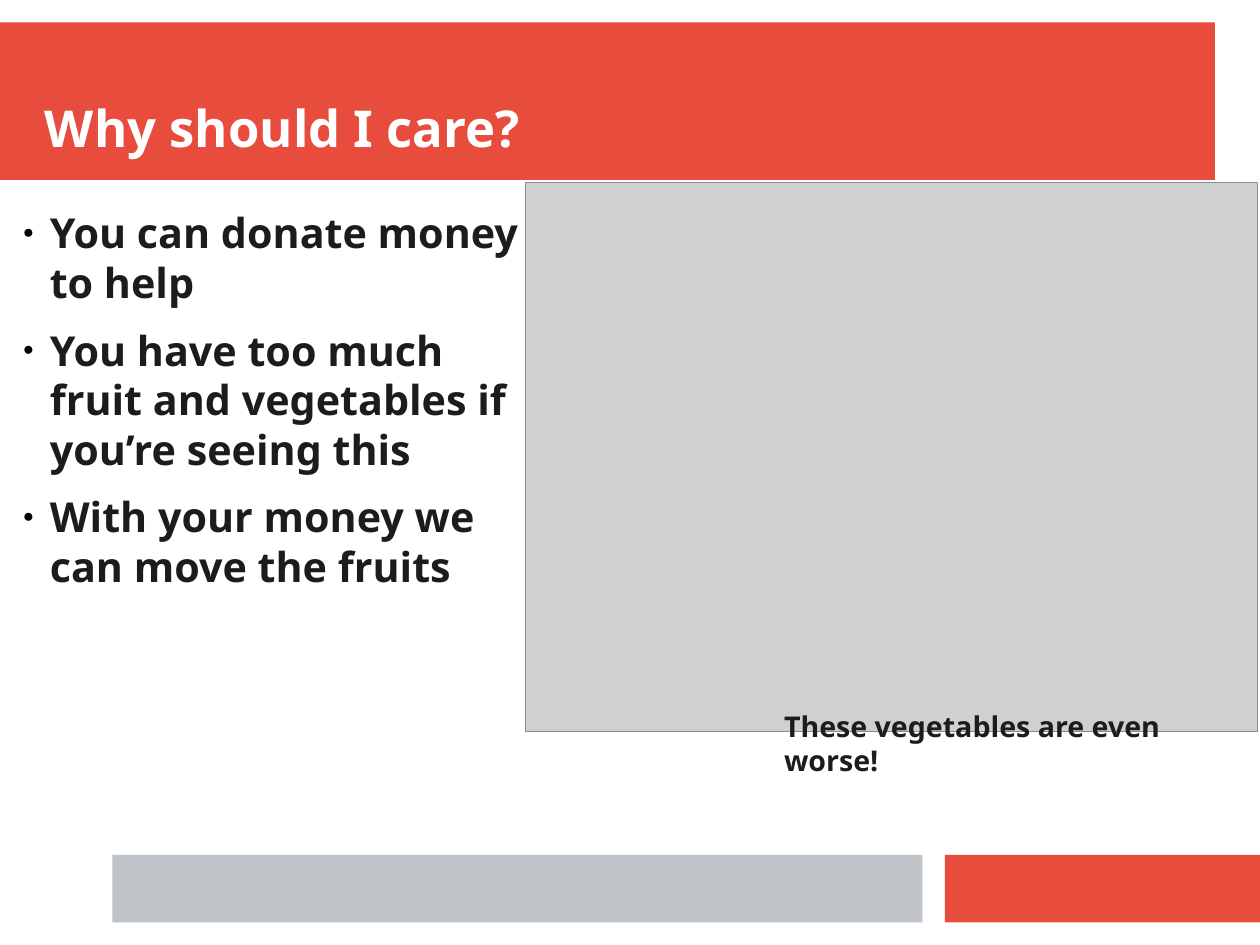
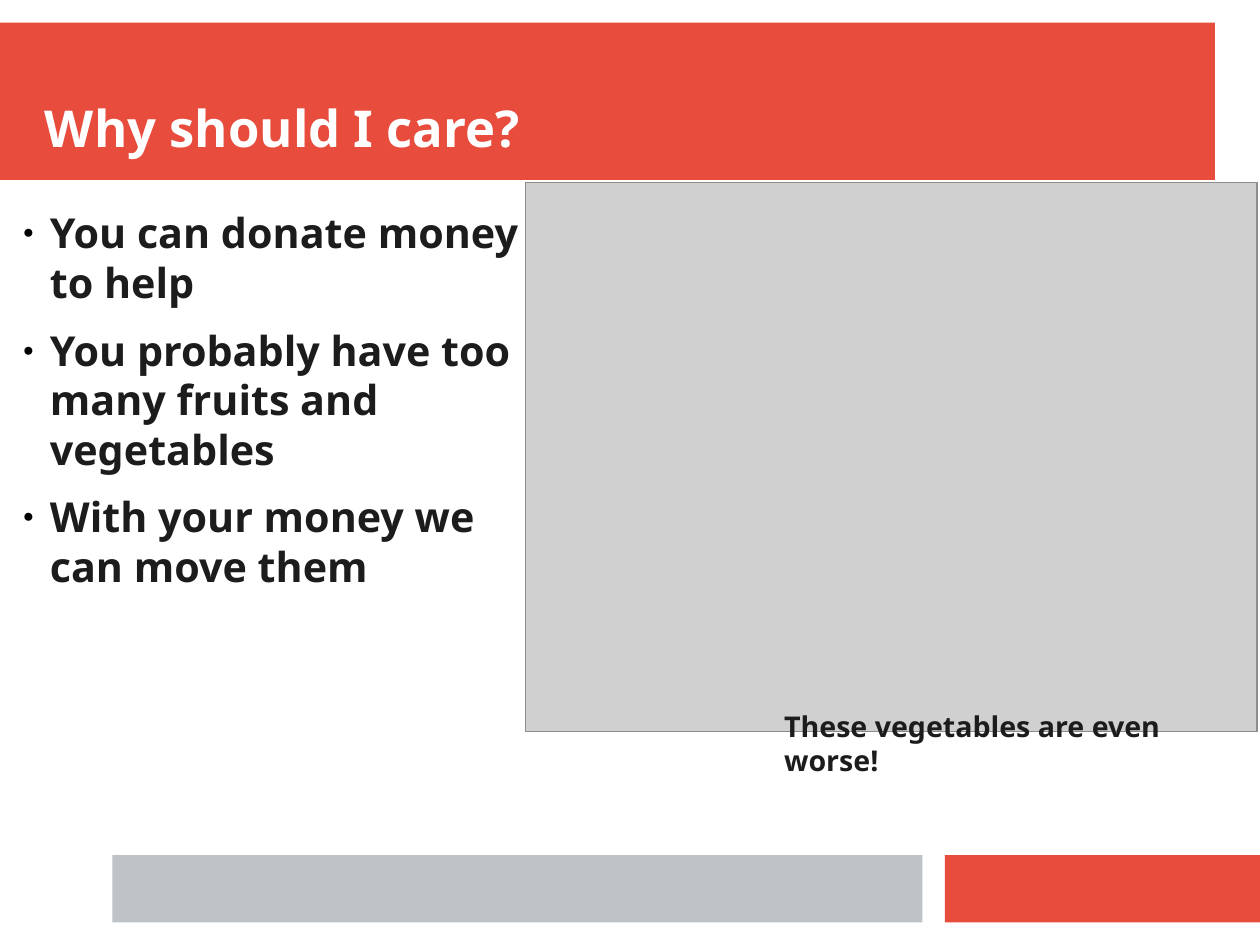
Before and after one commit to Hosler12/CIT228, a slide deck: slide 5 of Project2/Project2.pptx. Drawn at 1260x945 pixels with LibreOffice and Linux fonts; fonts in the diff are those of the drawing; grey boxes stand for pictures. Boxes give left, top, right and bottom in pixels: in the first picture for what was removed or moved away, otherwise in the second. Text is boxed around its words. In the diff, an @@ line names an element or a change of style, - is before the commit and + after.

```diff
--- a/Project2/Project2.pptx
+++ b/Project2/Project2.pptx
@@ text at <box>50,334,510,583</box>: text changed @@
-● You have too much fruit and vegetables if you’re seeing this
-● With your money we can move the fruits
+● You probably have too many fruits and vegetables
+● With your money we can move them
```
Also in this commit, not shown: 2 other slides changed.
